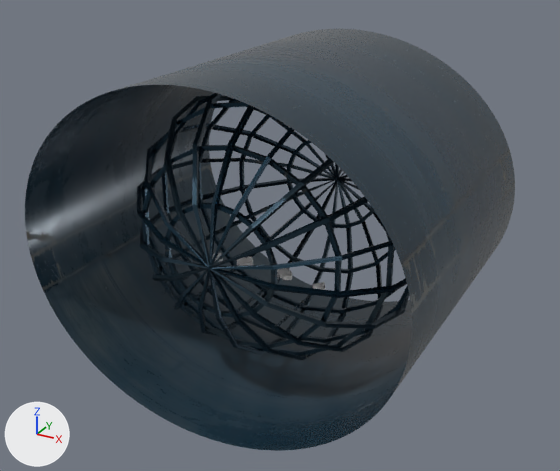
The glTF model assets/3d/kingbattle/kingbattle_scene.glb: old version first, new version second.
Both versions are drawn from a 50 mm lens placed at (25.8, -49.2, 14.1), pointed at (0.0, -2.3, -9.3). Every picture has the same lights, and +X, +Y and +Z are marked at lower left. The first picture is the older version. Where no turn or scale is listed for an object, it has been applied to the vertices.

Names of what the first picture shows: 'cage_mesh_00', 'cage_mesh_01', 'environment_shell' and 3 more.
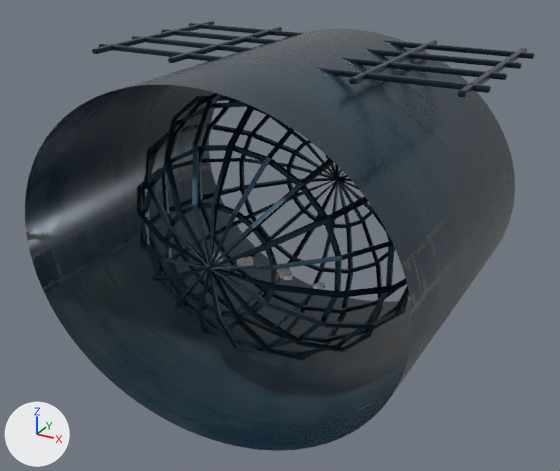
Commit message: tune(kingbattle): deepen purple cage exterior

Scene script edits in JSON lines:
```json
{"op": "add", "block": "me_立方体_008", "code": ["me_立方体_008 = bpy.data.meshes.new('立方体.008')", "me_立方体_008.from_pydata(...)  # 56 vertices, 108 faces; spans x -0.2..0.2, y -7.8..7.8, z -0.2..0.2", "me_立方体_008.materials.append(mat_cage_metal)"]}
{"op": "add", "block": "me_立方体_003", "code": ["me_立方体_003 = bpy.data.meshes.new('立方体.003')", "me_立方体_003.from_pydata(...)  # 56 vertices, 108 faces; spans x -14.8..14.8, y -0.2..0.2, z -0.2..0.2", "me_立方体_003.materials.append(mat_cage_metal)"]}
{"op": "add", "block": "ob_frame_v4", "code": ["ob_frame_v4 = bpy.data.objects.new('frame_v4', me_立方体_008)", "ob_frame_v4.location = (13.68, 2.32, 3.66)"]}
{"op": "add", "block": "ob_frame_v3", "code": ["ob_frame_v3 = bpy.data.objects.new('frame_v3', me_立方体_008.copy())", "ob_frame_v3.location = (6.84, 2.32, 3.66)"]}
{"op": "add", "block": "ob_frame_v1", "code": ["ob_frame_v1 = bpy.data.objects.new('frame_v1', me_立方体_008.copy())", "ob_frame_v1.location = (-6.84, 2.32, 3.66)"]}
{"op": "add", "block": "ob_frame_v0", "code": ["ob_frame_v0 = bpy.data.objects.new('frame_v0', me_立方体_008.copy())", "ob_frame_v0.location = (-13.68, 2.32, 3.66)"]}
{"op": "add", "block": "ob_frame_h3", "code": ["ob_frame_h3 = bpy.data.objects.new('frame_h3', me_立方体_003)", "ob_frame_h3.location = (0.0, 8.2, 3.66)"]}
{"op": "add", "block": "ob_frame_h2", "code": ["ob_frame_h2 = bpy.data.objects.new('frame_h2', me_立方体_003.copy())", "ob_frame_h2.location = (0.0, 4.28, 3.66)"]}
{"op": "add", "block": "ob_frame_h1", "code": ["ob_frame_h1 = bpy.data.objects.new('frame_h1', me_立方体_003.copy())", "ob_frame_h1.location = (0.0, 0.36, 3.66)"]}
{"op": "add", "block": "ob_frame_h0", "code": ["ob_frame_h0 = bpy.data.objects.new('frame_h0', me_立方体_003.copy())", "ob_frame_h0.location = (0.0, -3.56, 3.66)"]}
```

Boxes (x1, y1, x2, y2) around the edits, measured in the pictures (560 x 471 px):
```json
{"object": "frame_h0", "change": "added", "after": [99, 44, 491, 93]}
{"object": "frame_h1", "change": "added", "after": [132, 36, 507, 80]}
{"object": "frame_h2", "change": "added", "after": [162, 29, 522, 69]}
{"object": "frame_h3", "change": "added", "after": [189, 23, 535, 59]}
{"object": "frame_v4", "change": "added", "after": [458, 48, 527, 97]}
{"object": "frame_v3", "change": "added", "after": [349, 40, 437, 84]}
{"object": "frame_v1", "change": "added", "after": [168, 27, 282, 63]}
{"object": "frame_v0", "change": "added", "after": [92, 21, 214, 54]}
```
